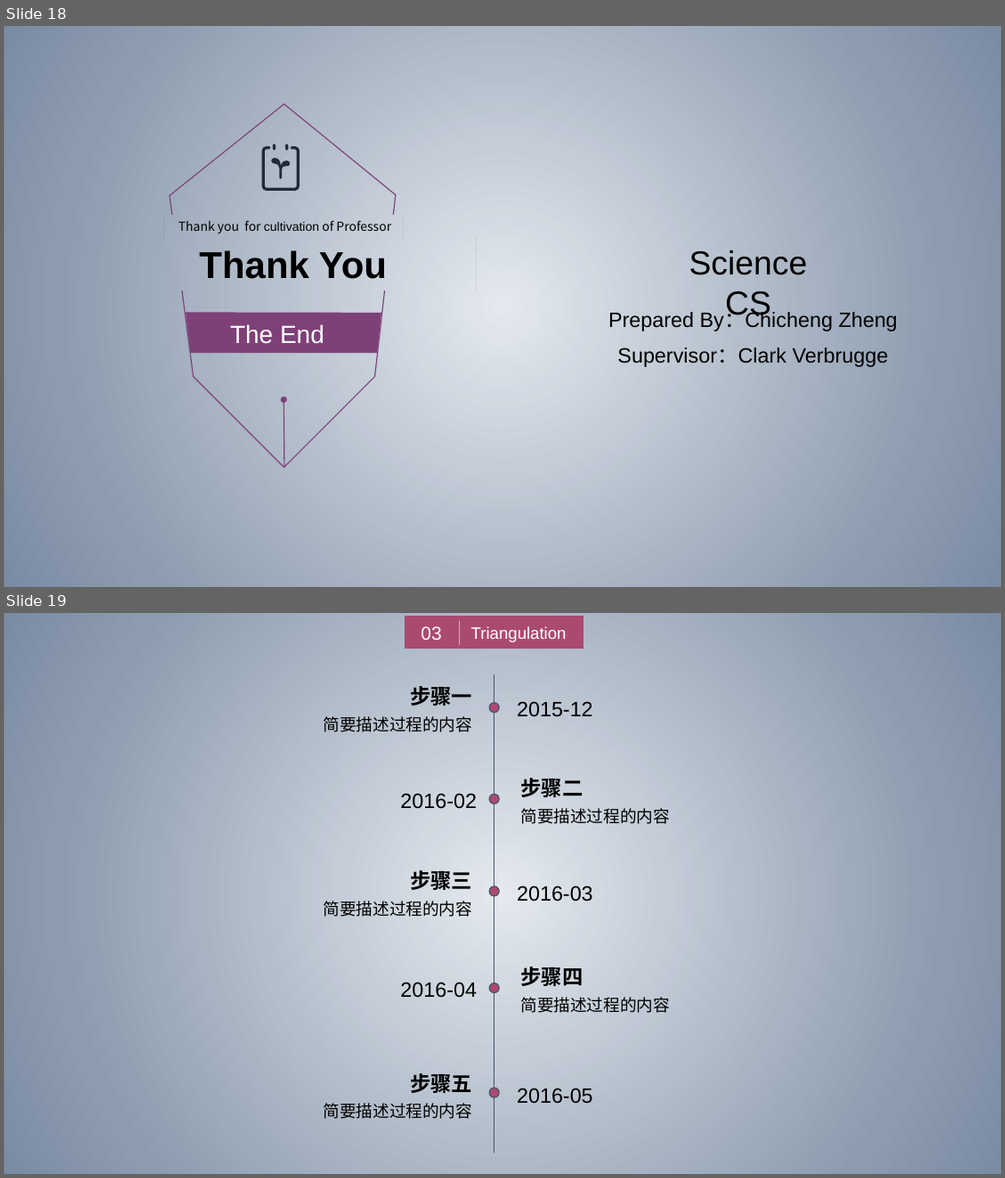
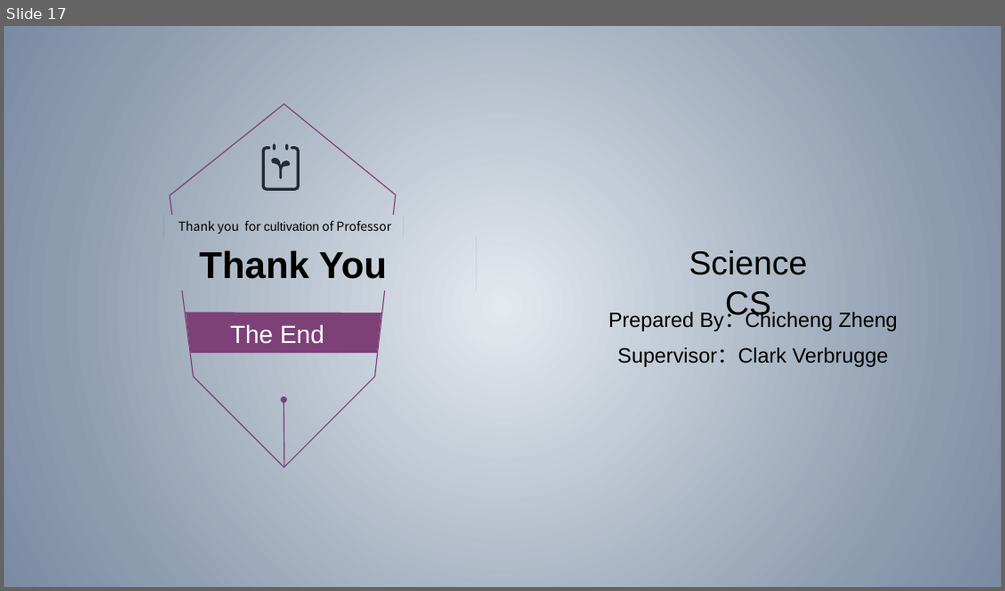
Before and after one commit to zhuangzhuang131419/McGill, a slide deck: COMP396/Presentation.pptx. Shown one above the other, each under a label of ours: slides 18 and 19 before the commit, slide 17 after it. The pictures are 1005x1178 and 1005x591 pixels, drawn with LibreOffice and Linux fonts; fonts in the diff are those of the drawing. Boxes give left, top, right and bottom in pixels: in the first picture for what was removed or moved away, otherwise in the second. Text is boxed around its words. In the diff, an @@ line names an element or a change of style, - is before the commit and + after.

```diff
--- a/COMP396/Presentation.pptx
+++ b/COMP396/Presentation.pptx
@@ slide 19 removed at (4,613,1001,1174), background gradient #E4E9EF to #8C9BAE to #7B8BA4 @@
@@ group removed at (405,617,583,648): 2 texts, 1 rectangle, 1 line @@
-Triangulation
-03
@@ line removed from (494, 675) to (494, 1152) @@
@@ group removed at (324,686,593,732): 3 texts, 1 ellipse @@
-步骤一
-简要描述过程的内容
-2015-12
@@ group removed at (400,778,670,824): 3 texts, 1 ellipse @@
-步骤二
-简要描述过程的内容
-2016-02
@@ group removed at (324,870,593,916): 3 texts, 1 ellipse @@
-步骤三
-简要描述过程的内容
-2016-03
@@ group removed at (400,966,670,1013): 3 texts, 1 ellipse @@
-步骤四
-简要描述过程的内容
-2016-04
@@ group removed at (324,1073,593,1119): 3 texts, 1 ellipse @@
-步骤五
-简要描述过程的内容
-2016-05
@@ what was slide 18 is now slide 17 @@
```
Also in this commit, not shown: 6 other slides removed.
